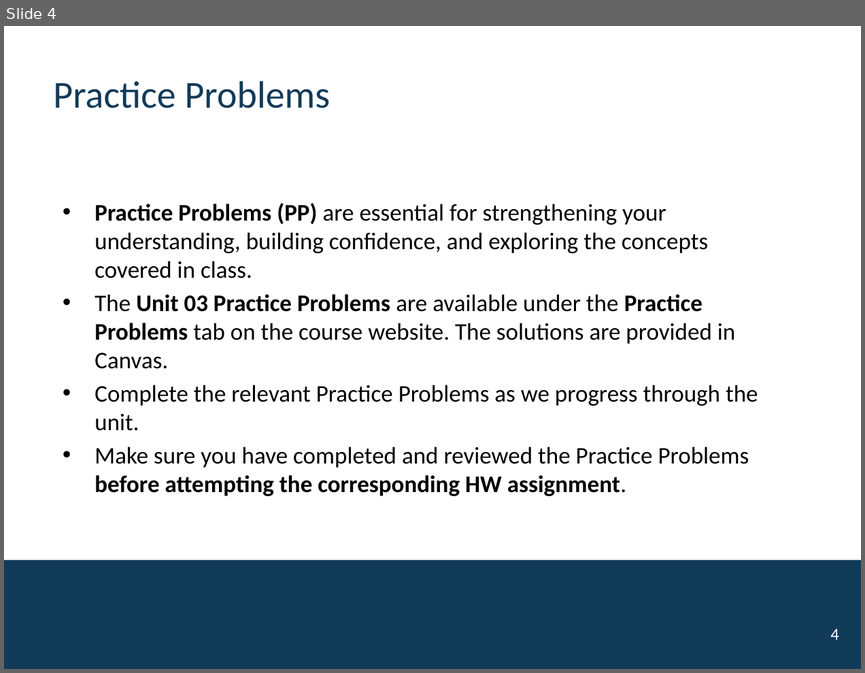
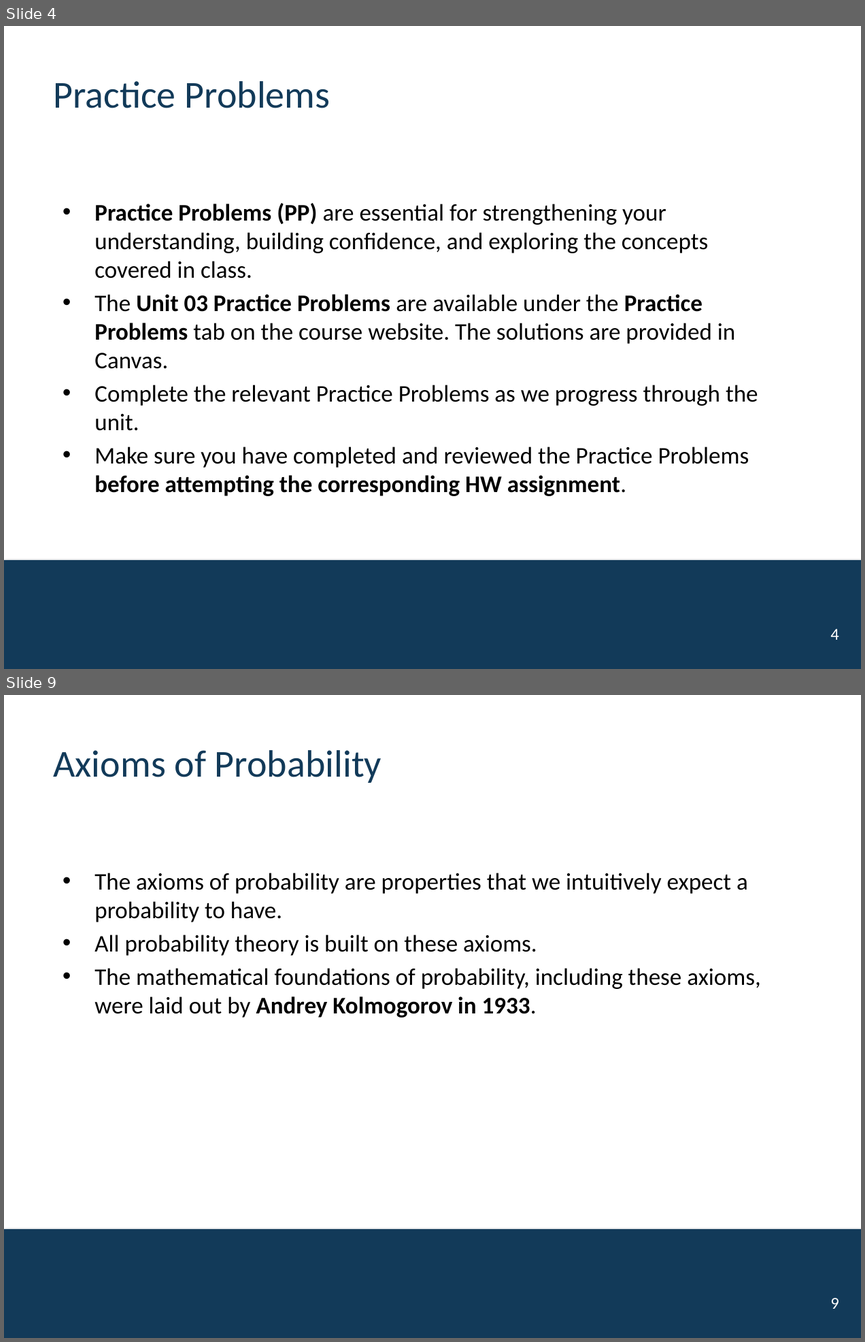
Before and after one commit to mutasim221B/CWRU-STAT-312-Fall-26, a slide deck: docs/activities/Unit-03-Probability.pptx. Shown one above the other, each under a label of ours: slide 4 before the commit, slides 4 and 9 after it; the slides between them are not shown. The pictures are 865x673 and 865x1342 pixels, drawn with LibreOffice and Linux fonts; fonts in the diff are those of the drawing; background and template pictures are left out. Boxes give left, top, right and bottom in pixels: in the first picture for what was removed or moved away, otherwise in the second. Text is boxed around its words. In the diff, an @@ line names an element or a change of style, - is before the commit and + after.

```diff
--- a/docs/activities/Unit-03-Probability.pptx
+++ b/docs/activities/Unit-03-Probability.pptx
@@ slide 9 added at <box>4,695,861,1338</box>, background #FFFFFF; not listed: 1 template element that a slide beside it also shows @@
@@ title added at <box>53,750,381,783</box>, 32 pt, text #123A59 @@
+Axioms of Probability
@@ text added at <box>94,872,761,1017</box>, 20 pt, text #000000 @@
+• The axioms of probability are properties that we intuitively expect a probability to have.
+• All probability theory is built on these axioms.
+• The mathematical foundations of probability, including these axioms, were laid out by Andrey Kolmogorov in 1933.
@@ page number added at <box>830,1297,838,1308</box>, 14 pt, text #FFFFFF @@
+9
```
Also in this commit, not shown: 4 other slides added, 8 other files.
